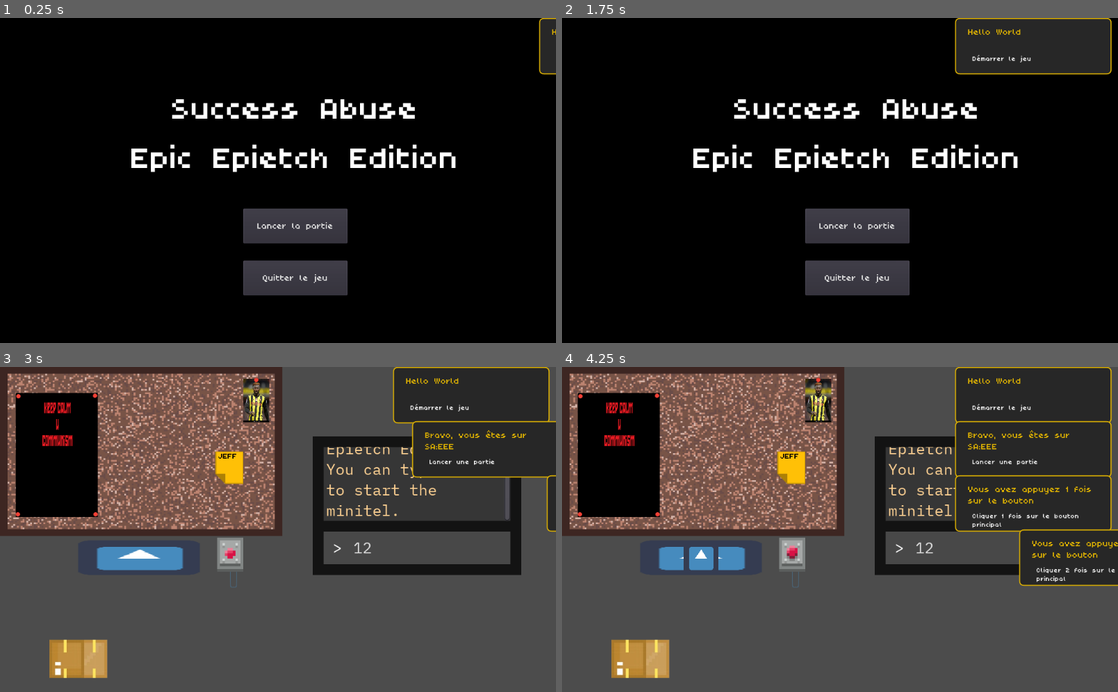
Above: before the commit, frames 1-4 (two rows, left to right).
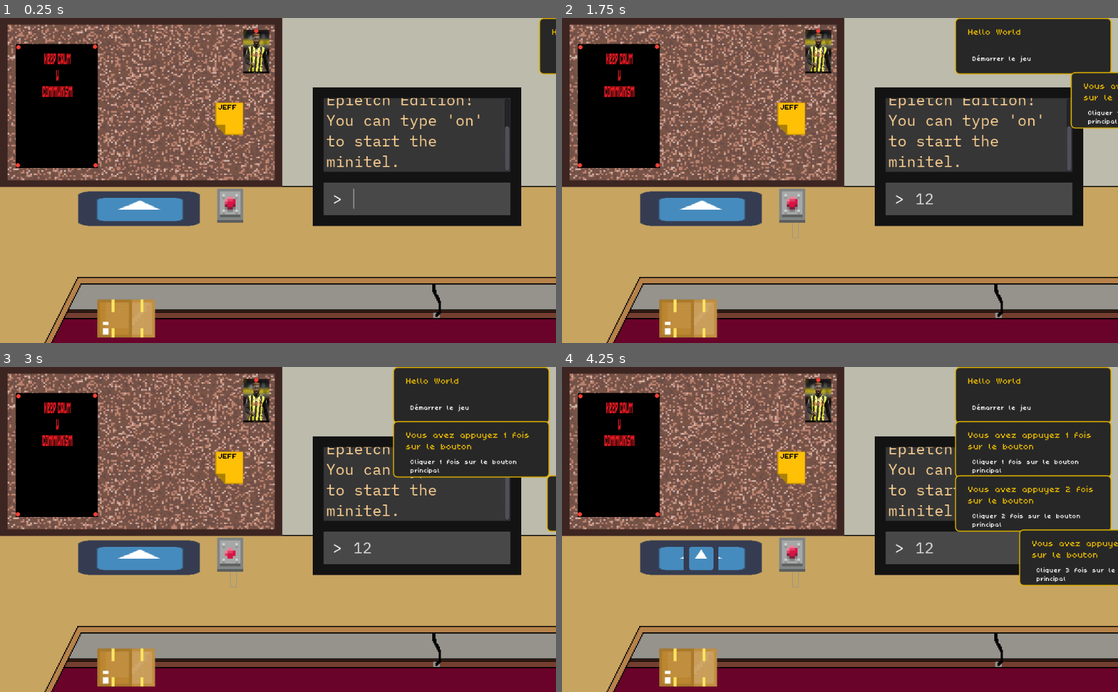
Above: after the commit, the same moments.

Repository: Armindster/success-abuse-epic-epietch-edition
Game: Godot game, scene res://Game/GameScreen.tscn
Same seed, same stepped clock (60 frames per second), same inputs: the game is played once before the commit and once after it. The engine's default icon, where the game draws it, is replaced by a stand-in: a white triangle on a blue panel in a dark square.
Inputs (mouse positions are in pixels of both pictures, inside the frame that each line leads up to):
- Up to frame 1 (0.25 s): no input
- Up to frame 2 (1.75 s): click (995, 200) at 0.52 s; type "12" at 0.6 s; click (795, 222) at 1.25 s
- Up to frame 3 (3 s): click (294, 575) at 2 s, where only the run before the commit has a clickable "Lancer la partie"; click (233, 571) at 2.75 s
- Up to frame 4 (4.25 s): click (795, 571) at 3.5 s

The runs differ from the first frame. In frame 1, 88% of the frame differs, in the area x 0-100%, y 0-100%; in frame 2, 84%; in frame 3, 49%; in frame 4, 47%.

Commit message:
add background and fix collision box

Diff:
--- a/Carton/Carton.tscn
+++ b/Carton/Carton.tscn
@@ -5,7 +5,7 @@
 [ext_resource path="res://Carton/CartonBody.gd" type="Script" id=3]
 
 [sub_resource type="RectangleShape2D" id=1]
-extents = Vector2( 53, 35 )
+extents = Vector2( 52.5, 34.5 )
 
 [node name="Carton" type="Node2D"]
 script = ExtResource( 1 )
@@ -15,7 +15,7 @@
 script = ExtResource( 3 )
 
 [node name="CollisionCarton" type="CollisionShape2D" parent="CartonBody"]
-position = Vector2( -8, 11 )
+position = Vector2( -8.5, 10.5 )
 shape = SubResource( 1 )
 
 [node name="Sprite" type="Sprite" parent="CartonBody"]
--- a/Game/Achievement Menu.tscn
+++ b/Game/Achievement Menu.tscn
@@ -1,5 +1,6 @@
-[gd_scene load_steps=5 format=2]
-
+[gd_scene load_steps=7 format=2]
+
+[ext_resource path="res://Toasts/fonts/poco/Poco.ttf" type="DynamicFontData" id=1]
 [ext_resource path="res://Toasts/Toast.tscn" type="PackedScene" id=2]
 
 [sub_resource type="GDScript" id=1]
@@ -55,8 +56,12 @@
 
 func _on_Button_pressed():
 	emit_signal(\"goback\")
-	print(\"back\")
 "
+
+[sub_resource type="DynamicFont" id=6]
+size = 20
+extra_spacing_bottom = 10
+font_data = ExtResource( 1 )
 
 [sub_resource type="StyleBoxEmpty" id=2]
 
@@ -72,10 +77,12 @@
 }
 
 [node name="Button" type="Button" parent="."]
-margin_left = 16.0
+margin_left = 8.0
 margin_top = 32.0
-margin_right = 80.0
+margin_right = 88.0
 margin_bottom = 96.0
+custom_fonts/font = SubResource( 6 )
+text = "Go Back"
 __meta__ = {
 "_edit_use_anchors_": false
 }
--- a/Game/GameScreen.tscn
+++ b/Game/GameScreen.tscn
@@ -7,9 +7,14 @@
 [ext_resource path="res://Bouton/Bouton.tscn" type="PackedScene" id=5]
 [ext_resource path="res://Tableau/Tableau.tscn" type="PackedScene" id=6]
 [ext_resource path="res://Game/MainMenu.tscn" type="PackedScene" id=7]
+[ext_resource path="res://Game/Office.png" type="Texture" id=8]
 
 [node name="GameScreen" type="Node2D"]
 script = ExtResource( 4 )
+
+[node name="Background" type="Sprite" parent="."]
+position = Vector2( 512, 300 )
+texture = ExtResource( 8 )
 
 [node name="Minitel" parent="." instance=ExtResource( 2 )]
 anchor_right = 0.0
@@ -20,7 +25,7 @@
 margin_bottom = 384.0
 
 [node name="Carton" parent="." instance=ExtResource( 3 )]
-position = Vector2( 152, 528 )
+position = Vector2( 240, 544 )
 
 [node name="Tableau" parent="." instance=ExtResource( 6 )]
 
@@ -34,6 +39,7 @@
 margin_bottom = 344.0
 
 [node name="MainMenu" parent="." instance=ExtResource( 7 )]
+visible = false
 
 [node name="ToastsContainer" type="VBoxContainer" parent="."]
 margin_left = 1024.0
Not shown: 1 places in Game/GameScreen.tscn that only renumber resources
Binary file added: Game/Office.png
Not shown, added: Game/Office.png.import
